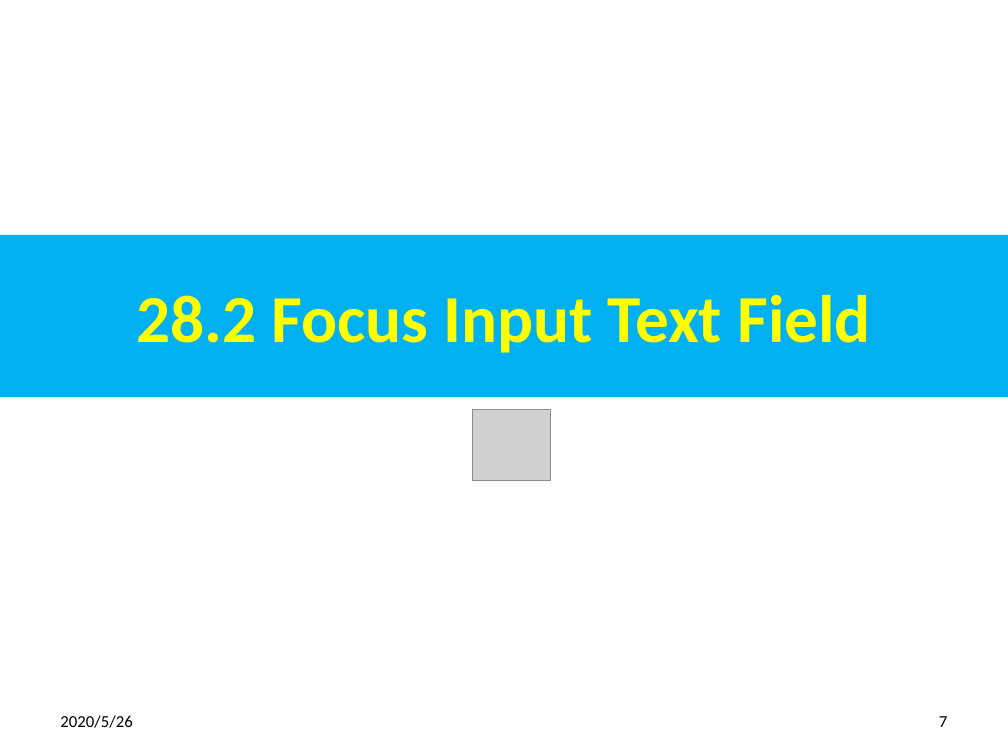
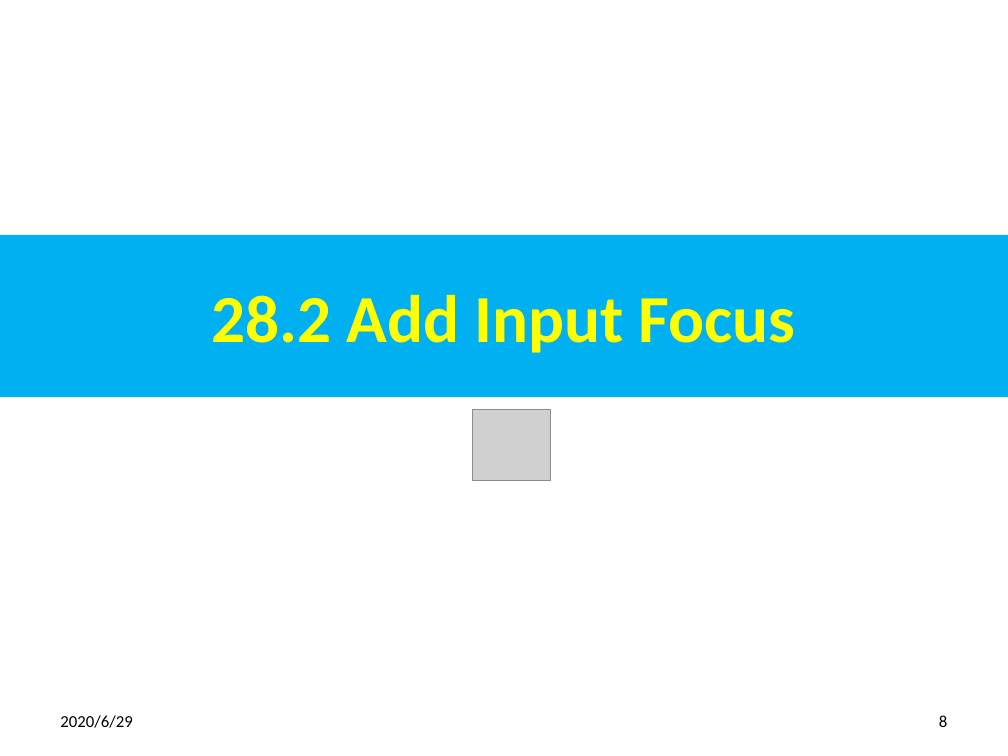
Before and after one commit to peterhchen/800-React-Hook, a slide deck: slide 8 of 28_Refs.pptx (slide 7 before the commit). Drawn at 1008x756 pixels with LibreOffice and Linux fonts; fonts in the diff are those of the drawing; grey boxes stand for pictures. Boxes give left, top, right and bottom in pixels: in the first picture for what was removed or moved away, otherwise in the second. Text is boxed around its words. In the diff, an @@ line names an element or a change of style, - is before the commit and + after.

```diff
--- a/28_Refs.pptx
+++ b/28_Refs.pptx
@@ title at (211, 295, 796, 353): text changed @@
-28.2 Focus Input Text Field
+28.2 Add Input Focus
@@ text at (60, 715, 132, 728): text changed @@
-2020/5/26
+2020/6/29
@@ page number at (939, 715, 947, 727): text changed @@
-7
+8
```
Also in this commit, not shown: 15 other slides changed, 5 slides added, 6 slides removed.
